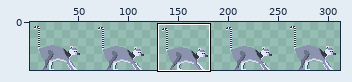
Two versions of one sprite sheet, Arts/aseprite/lemur/lemur_idle.png. Above: a wide view before the commit, with the close-up outlined.
Close-up. Old version:
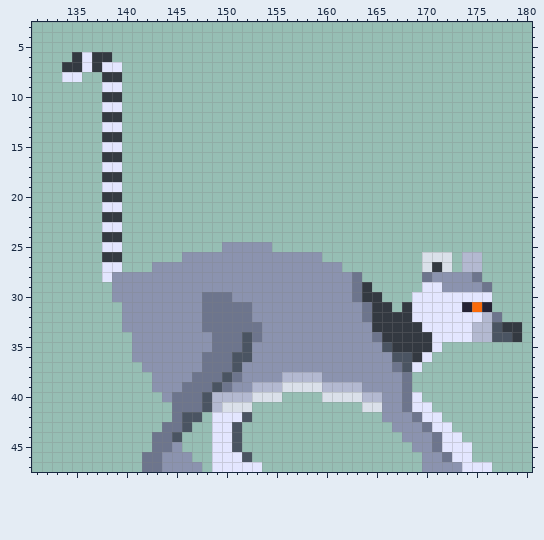
The file is 320x48 pixels. Shown: x 131..180, y 3..47. The wide view leaves out empty margins.
The same view after the edit:
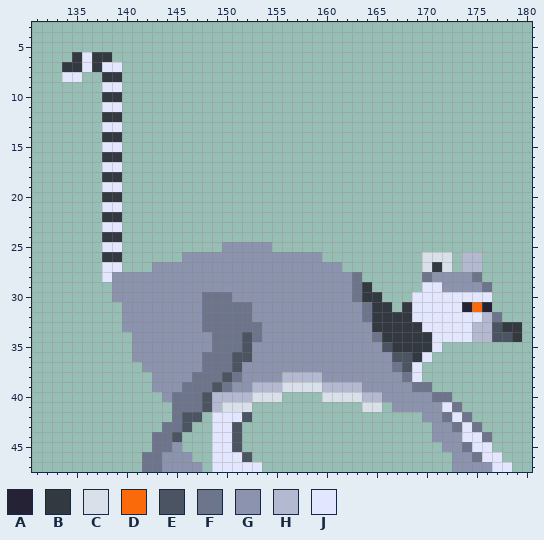
Palette (. is transparent): A #242234  B #333941  C #dae0ea  D #fa6a0a  E #4a5462  F #6d758d  G #8b93af  H #b3b9d1  J #e3e6ff
Change:
@@ x 164..180 @@
 37 GGGFEJ...........
-38 GGGGF............
-39 GGGGF............
-40 HHGGFJ...........
-41 CCGGFJJ..........
-42 ..GGGFJJ.........
-43 ...GGGFJJ........
-44 ....GGGFJJ.......
-45 .....GGFJJJ......
-46 ......GGFJJ......
-47 ......GGGGJJJ....
+38 GGGGFJ...........
+39 GGGGGFF..........
+40 HHGGGGGFF........
+41 CC.GGGGGJF.......
+42 ......GGFJF......
+43 .......GGFJF.....
+44 .......GGGJJF....
+45 ........GGFJJ....
+46 .........GGFJJ...
+47 .........GGGGJJ..
Where, in picture pixels (left, top, right, bottom), the same in both close-ups:
changed: (382, 372, 512, 472)
